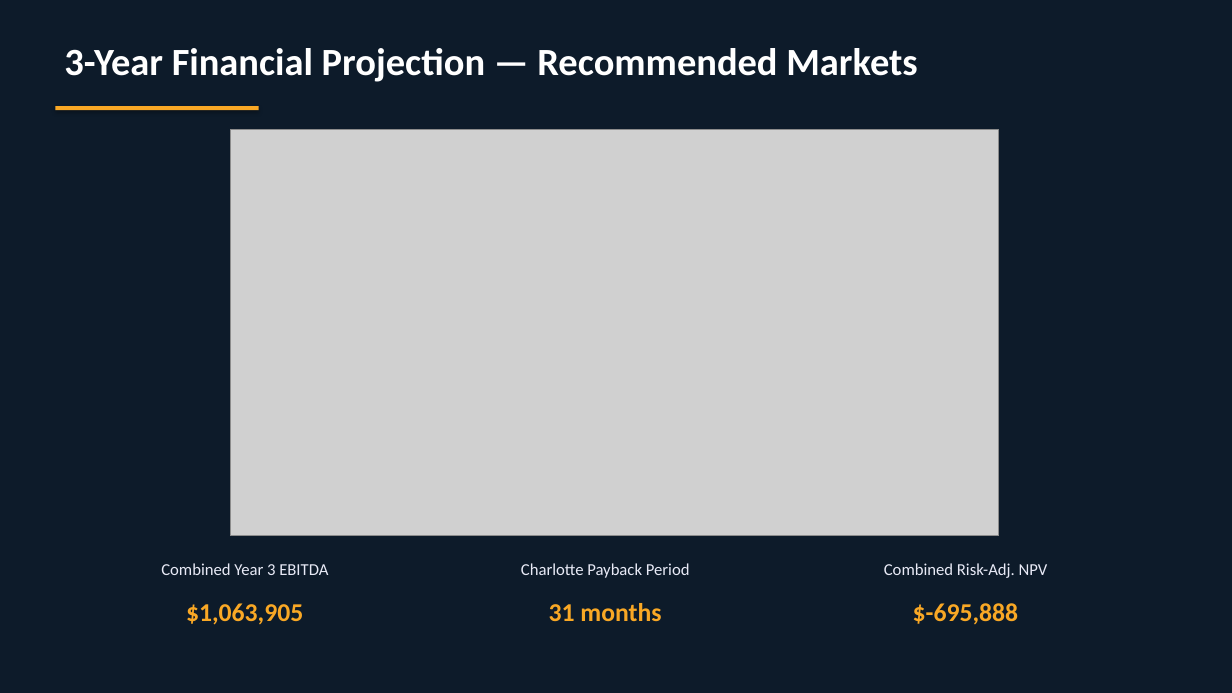
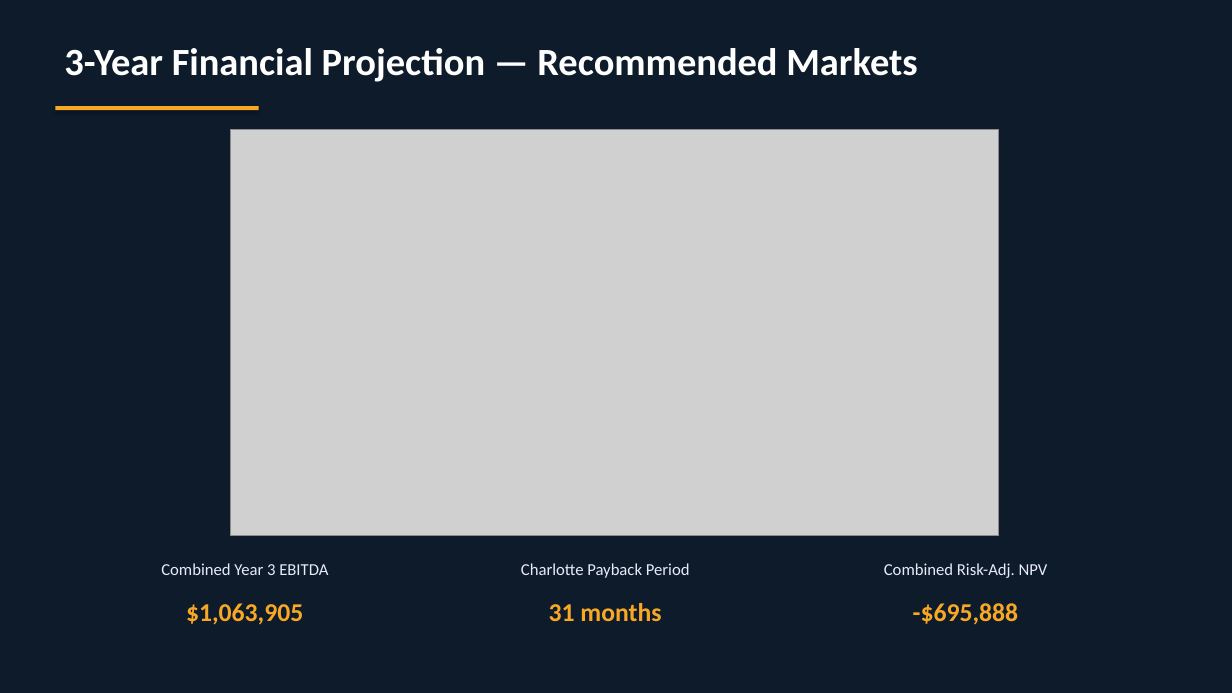
Before and after one commit to balrajkooner14-stack/retail-market-entry, a slide deck: slide 8 of outputs/meridian_home_deck.pptx. Drawn at 1232x693 pixels with LibreOffice and Linux fonts; fonts in the diff are those of the drawing; grey boxes stand for pictures. Boxes give left, top, right and bottom in pixels: in the first picture for what was removed or moved away, otherwise in the second. Text is boxed around its words. In the diff, an @@ line names an element or a change of style, - is before the commit and + after.

```diff
--- a/outputs/meridian_home_deck.pptx
+++ b/outputs/meridian_home_deck.pptx
@@ text at (913, 603, 1019, 624): text changed @@
-$-695,888
+-$695,888
```
Also in this commit, not shown: 1 other slide changed, 5 other files.
